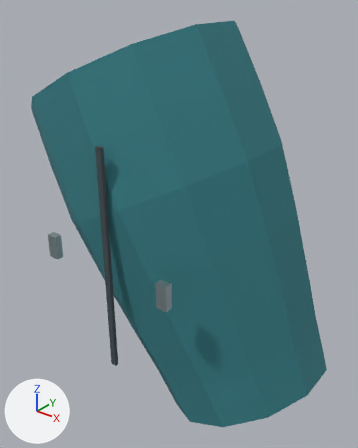
A saved change to the glTF model Resource/Export/Modules/Outfit_Pilot_Male_Heavy_Sleeve_L.glb.
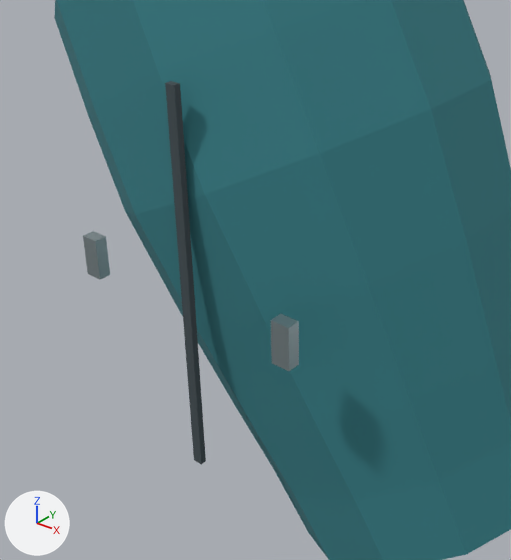
There are two pictures of each version: one whole from a 50 mm lens placed at (0.507, -0.313, 1.495), pointed at (0.262, -0.007, 1.305), one close up on the part from 0% to 82% of the width and 22% to 94% of the height. The axes (+X, +Y, +Z) are drawn at lower left. The lights are the same throughout. The last two pictures show the newer version. Vertices at exactly the same position are counted once.

Names of what the first close-up shows: 'Outfit_Pilot_Male_Heavy_Sleeve_L'.
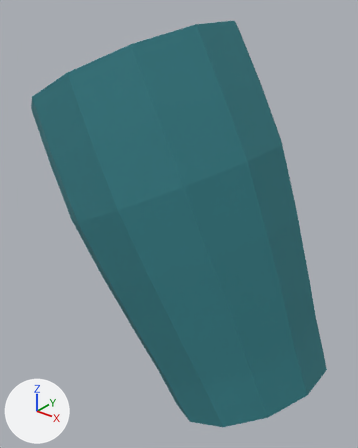
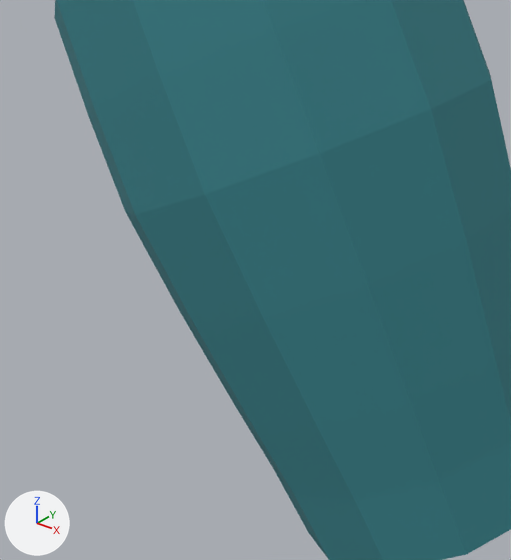
Edits to the bpy script that builds the scene:
```text
Change me_outfit_pilot_male_heavy_sleeve_l_mesh_001:
    used by ob_outfit_pilot_male_heavy_sleeve_l; location = (0.0, 0.0, 0.0)
    remove me_outfit_pilot_male_heavy_sleeve_l_mesh_001.from_pydata(...)  # 108 vertices, 200 faces; spans x 0.13..0.402, y -0.102..0.093, z 1.139..1.47
    add me_outfit_pilot_male_heavy_sleeve_l_mesh_001.from_pydata(...)  # 84 vertices, 164 faces; spans x 0.13..0.402, y -0.093..0.093, z 1.139..1.47
    me_outfit_pilot_male_heavy_sleeve_l_mesh_001 part 1: the loose piece of 8 vertices spanning x 0.318..0.327, y -0.102..-0.096, z 1.295..1.315 is deleted
    me_outfit_pilot_male_heavy_sleeve_l_mesh_001 part 2: the loose piece of 8 vertices spanning x 0.263..0.268, y -0.098..-0.095, z 1.212..1.397 is deleted
    me_outfit_pilot_male_heavy_sleeve_l_mesh_001 part 3: the loose piece of 8 vertices spanning x 0.204..0.213, y -0.102..-0.096, z 1.295..1.315 is deleted
    remove me_outfit_pilot_male_heavy_sleeve_l_mesh_001.materials.append(mat_fabric_seam)  # greyish blue #424d52
    remove me_outfit_pilot_male_heavy_sleeve_l_mesh_001.materials.append(mat_fastener_titanium)  # grey #a8b6ba
```

What differs and where, as boxes (x1, y1, x2, y2) in the close-ups (511 x 560 px):
part 1 of me_outfit_pilot_male_heavy_sleeve_l_mesh_001, deleted: before (271, 314, 299, 371)
part 2 of me_outfit_pilot_male_heavy_sleeve_l_mesh_001, deleted: before (165, 81, 206, 464)
part 3 of me_outfit_pilot_male_heavy_sleeve_l_mesh_001, deleted: before (83, 231, 110, 280)
